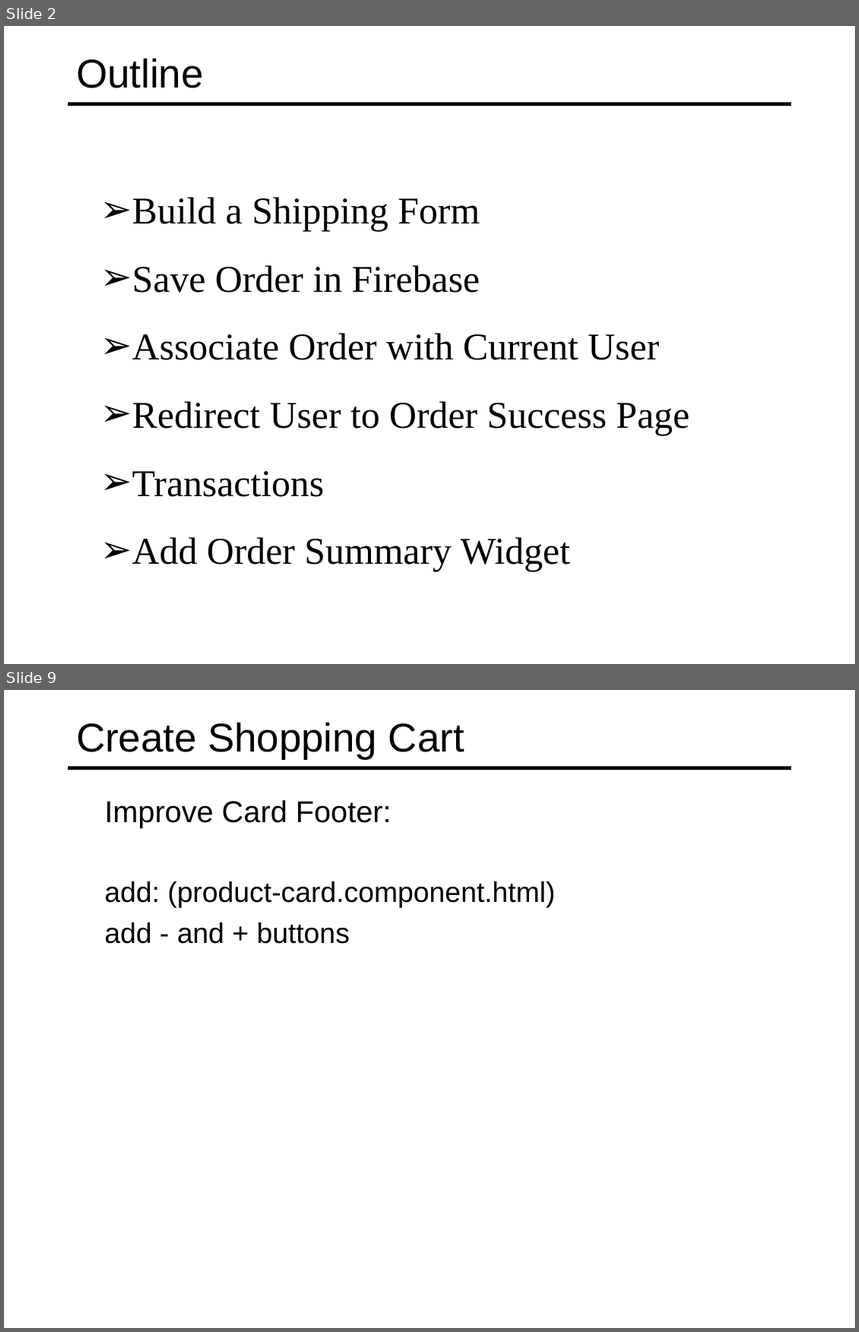
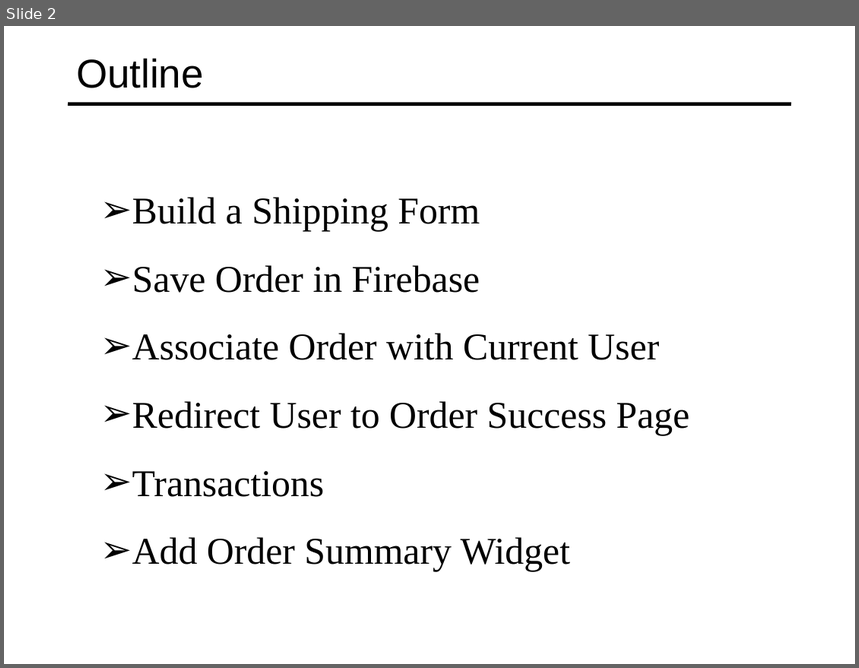
Before and after one commit to specter01wj/Jago_Link_Training, a slide deck: Angular/Angular7/Angular Advanced Course/Project/22.Project_Check Out Module/L6_Project_Check Out Module.ppt. Shown one above the other, each under a label of ours: slides 2 and 9 before the commit, slide 2 after it; the slides between them are not shown. The pictures are 859x1332 and 859x668 pixels, drawn with LibreOffice and Linux fonts; fonts in the diff are those of the drawing. Boxes give left, top, right and bottom in pixels: in the first picture for what was removed or moved away, otherwise in the second. Text is boxed around its words. In the diff, an @@ line names an element or a change of style, - is before the commit and + after.

```diff
--- a/Angular/Angular7/Angular Advanced Course/Project/22.Project_Check Out Module/L6_Project_Check Out Module.ppt
+++ b/Angular/Angular7/Angular Advanced Course/Project/22.Project_Check Out Module/L6_Project_Check Out Module.ppt
@@ slide 9 removed at (x1=4, y1=690, x2=855, y2=1328), background #FFFFFF; not listed: 1 template element that a slide beside it also shows @@
@@ title removed at (x1=76, y1=722, x2=465, y2=760) @@
-Create Shopping Cart
@@ text removed at (x1=104, y1=800, x2=392, y2=828) @@
-  Improve Card Footer:
@@ text removed at (x1=104, y1=882, x2=555, y2=944) @@
-  add: (product-card.component.html)
-  add - and + buttons
```
Also in this commit, not shown: 1 slide changed, 21 other slides removed, 1 other file.
